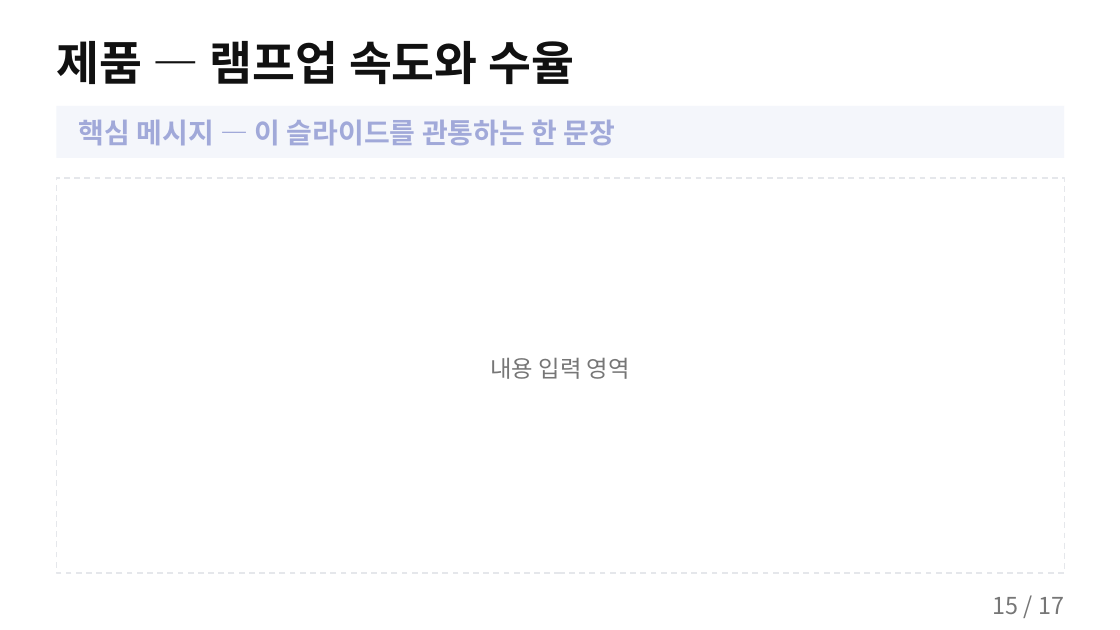
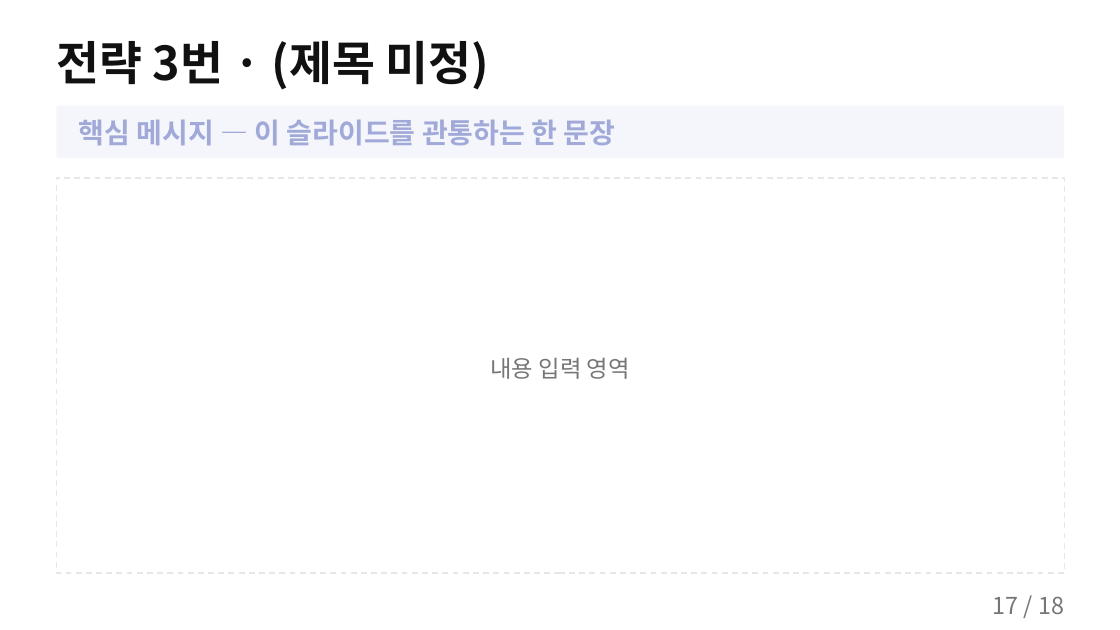
Before and after one commit to k31001/action-learning, a slide deck: slide 17 of outputs/presentation/storyline-common-overview.pptx (slide 15 before the commit). Drawn at 1120x630 pixels with LibreOffice and Linux fonts; fonts in the diff are those of the drawing. Boxes give left, top, right and bottom in pixels: in the first picture for what was removed or moved away, otherwise in the second. Text is boxed around its words. In the diff, an @@ line names an element or a change of style, - is before the commit and + after.

```diff
--- a/outputs/presentation/storyline-common-overview.pptx
+++ b/outputs/presentation/storyline-common-overview.pptx
@@ text at bbox=[56, 41, 489, 90]: text changed @@
-제품 — 램프업 속도와 수율
+전략 3번 · (제목 미정)
@@ text at bbox=[993, 596, 1064, 614]: text changed @@
-15 / 17
+17 / 18
```
Also in this commit, not shown: 14 other slides changed, 2 slides added, 1 slide removed, 4 other files.
